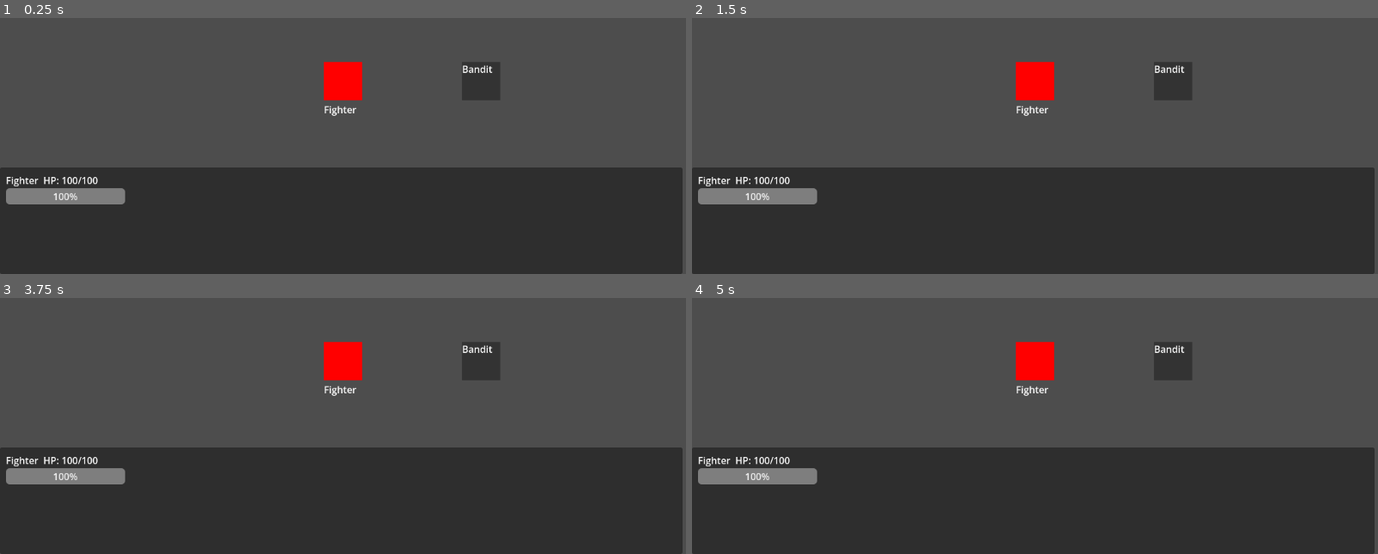
Above: before the commit, frames 1-4 (two rows, left to right).
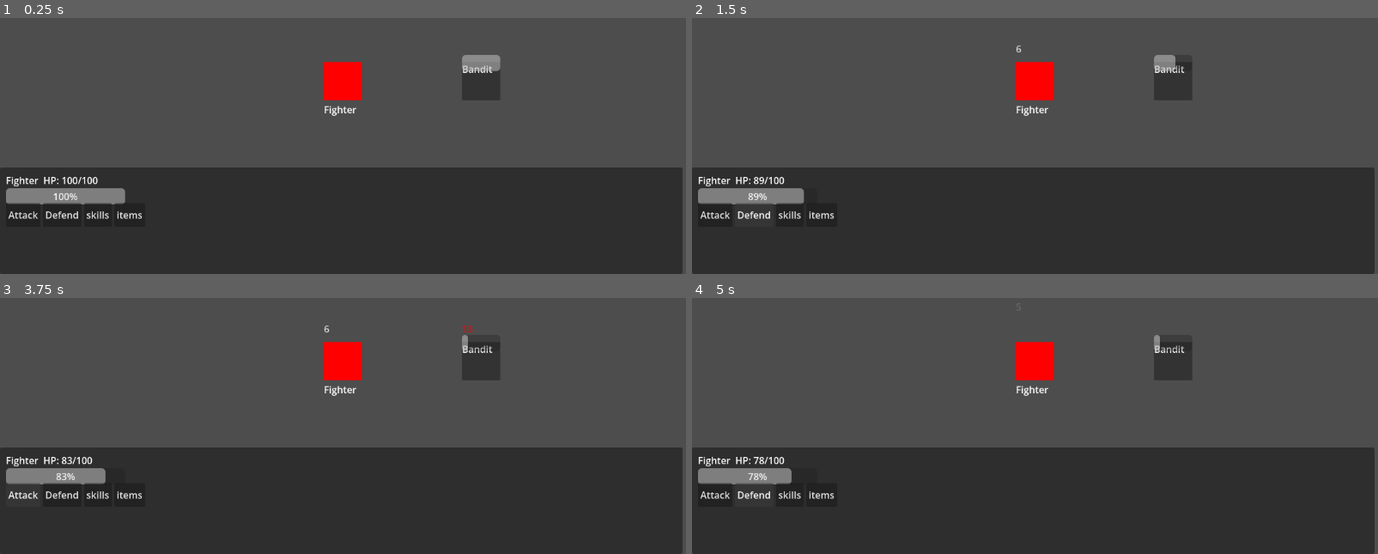
Above: after the commit, the same moments.

Repository: shootingdragongames/GrindRPG
Game: Godot game, scene res://Scenes/battle/battle.tscn
The game is run twice, just before and just after one commit, with the same random seed, the same clock (stepped at 60 frames per second) and the same inputs.
Inputs (mouse positions are in pixels of both pictures, inside the frame that each line leads up to):
- Up to frame 1 (0.25 s): no input
- Up to frame 2 (1.5 s): click (712, 215) at 0.5 s, where only the run after the commit has a clickable "Attack"; click (753, 215) at 1.25 s, where only the run after the commit has a clickable "Defend"
- Up to frame 3 (3.75 s): click (96, 495) at 2 s, where only the run after the commit has a clickable "skills"; click (130, 495) at 2.75 s, where only the run after the commit has a clickable "items"; click (20, 495) at 3.5 s, where only the run after the commit has a clickable "Attack"
- Up to frame 4 (5 s): click (753, 495) at 4.25 s, where only the run after the commit has a clickable "Defend"

The runs differ from the first frame. In frame 1, 0.7% of the frame differs, in the area x 1-73%, y 14-79%; in frame 2, 0.8%, in the area x 1-72%, y 10-79%; in frame 3, 0.8%; in frame 4, 0.8%.

Commit message:
action buttons wired up, damage variance, position shadow fix

Diff:
--- a/Scenes/battle/battle.gd
+++ b/Scenes/battle/battle.gd
@@ -1,3 +1,4 @@
+
 extends Node2D
 
 var fighter_data: CharacterData
@@ -9,11 +10,36 @@
 
 @onready var hp_bar = $UI/UIRoot/PartyPanel/ProgressBar
 @onready var hp_label = $UI/UIRoot/PartyPanel/Label
+@onready var bandit_hp_bar = $ColorRect2/ProgressBar
+@onready var attack_btn = $UI/UIRoot/PartyPanel/ActionButtons/Attack
+@onready var defend_btn = $UI/UIRoot/PartyPanel/ActionButtons/Defend
+
+func _on_attack_pressed():
+    if player_turn:
+        player_attack()
+
+func _on_defend_pressed():
+    if player_turn:
+        print("Fighter defends! Reduced damage next hit.")
+        enemy_attack()
+func show_damage(amount: int, position: Vector2, color: Color):
+    var label = Label.new()
+    label.text = str(amount)
+    label.position = position
+    label.add_theme_color_override("font_color", color)
+    add_child(label)
+    # Animate it floating up and fading
+    var tween = create_tween()
+    tween.tween_property(label, "position", position + Vector2(0, -60), 0.8)
+    tween.parallel().tween_property(label, "modulate:a", 0.0, 0.8)
+    tween.tween_callback(label.queue_free)
 
 func update_ui():
     hp_bar.max_value = fighter_data.get_max_hp()
     hp_bar.value = fighter_hp
     hp_label.text = "Fighter  HP: " + str(fighter_hp) + "/" + str(fighter_data.get_max_hp())
+    bandit_hp_bar.max_value = bandit_max_hp
+    bandit_hp_bar.value = max(0, bandit_hp)
 
 func _ready():
     fighter_data = load("res://data/fighter.tres")
@@ -25,6 +51,8 @@
     print("Bandit HP: ", bandit_hp)
     print("Press SPACE to attack!")
     update_ui()
+    attack_btn.pressed.connect(_on_attack_pressed)
+    defend_btn.pressed.connect(_on_defend_pressed)
 
 func _input(event):
     if event.is_action_pressed("ui_accept") and player_turn:
@@ -37,9 +65,12 @@
 func player_attack():
     var weapon_bonus: int = 10
     var atk = fighter_data.get_atk() + weapon_bonus
-    var damage = max(0, atk - bandit_def)
+    var base_damage = max(0, atk - bandit_def)
+    var variance = randf_range(0.85, 1.15)
+    var damage = max(1, int(base_damage * variance))
     bandit_hp -= damage
     print("Fighter attacks! ", damage, " damage. Bandit HP: ", max(0, bandit_hp))
+    show_damage(damage, $ColorRect2.position + Vector2(0, -20), Color.RED)
     if bandit_hp <= 0:
         print("=== BANDIT DEFEATED ===")
         print("Fighter wins!")
@@ -51,9 +82,12 @@
 
 func enemy_attack():
     var bandit_atk: int = 12
-    var damage = max(0, bandit_atk - fighter_data.get_def())
+    var base_damage = max(0, bandit_atk - fighter_data.get_def())
+    var variance = randf_range(0.85, 1.15)
+    var damage = max(1, int(base_damage * variance))
     fighter_hp -= damage
     print("Bandit attacks! ", damage, " damage. Fighter HP: ", fighter_hp)
+    show_damage(damage, $ColorRect.position + Vector2(0, -20), Color.WHITE)
     if fighter_hp <= 0:
         print("=== FIGHTER DEFEATED ===")
         player_turn = false
--- a/Scenes/battle/battle.tscn
+++ b/Scenes/battle/battle.tscn
@@ -7,14 +7,14 @@
 
 [node name="Camera2D" type="Camera2D" parent="." unique_id=1068787916]
 
-[node name="Player 1" type="ColorRect" parent="." unique_id=1202562430]
+[node name="ColorRect" type="ColorRect" parent="." unique_id=1202562430]
 offset_left = -32.0
 offset_top = -32.0
 offset_right = 32.0
 offset_bottom = 32.0
 color = Color(1, 0, 0, 1)
 
-[node name="Label" type="Label" parent="Player 1" unique_id=1114315556]
+[node name="Label" type="Label" parent="ColorRect" unique_id=1114315556]
 layout_mode = 0
 offset_top = 68.0
 offset_right = 55.0
@@ -33,6 +33,15 @@
 offset_right = 40.0
 offset_bottom = 23.0
 text = "Bandit"
+
+[node name="ProgressBar" type="ProgressBar" parent="ColorRect2" unique_id=2049445097]
+layout_mode = 0
+offset_top = -12.0
+offset_right = 64.0
+offset_bottom = 15.0
+max_value = 30.0
+value = 30.0
+show_percentage = false
 
 [node name="UI" type="CanvasLayer" parent="." unique_id=1063261024]
 
@@ -70,3 +79,26 @@
 offset_right = 210.0
 offset_bottom = 62.0
 value = 100.0
+
+[node name="ActionButtons" type="HBoxContainer" parent="UI/UIRoot/PartyPanel" unique_id=1959844496]
+layout_mode = 0
+offset_left = 10.0
+offset_top = 60.0
+offset_right = 50.0
+offset_bottom = 100.0
+
+[node name="Attack" type="Button" parent="UI/UIRoot/PartyPanel/ActionButtons" unique_id=1674876873]
+layout_mode = 2
+text = "Attack"
+
+[node name="Defend" type="Button" parent="UI/UIRoot/PartyPanel/ActionButtons" unique_id=1503058292]
+layout_mode = 2
+text = "Defend"
+
+[node name="Skills" type="Button" parent="UI/UIRoot/PartyPanel/ActionButtons" unique_id=832595610]
+layout_mode = 2
+text = "skills"
+
+[node name="Items" type="Button" parent="UI/UIRoot/PartyPanel/ActionButtons" unique_id=329003072]
+layout_mode = 2
+text = "items"
